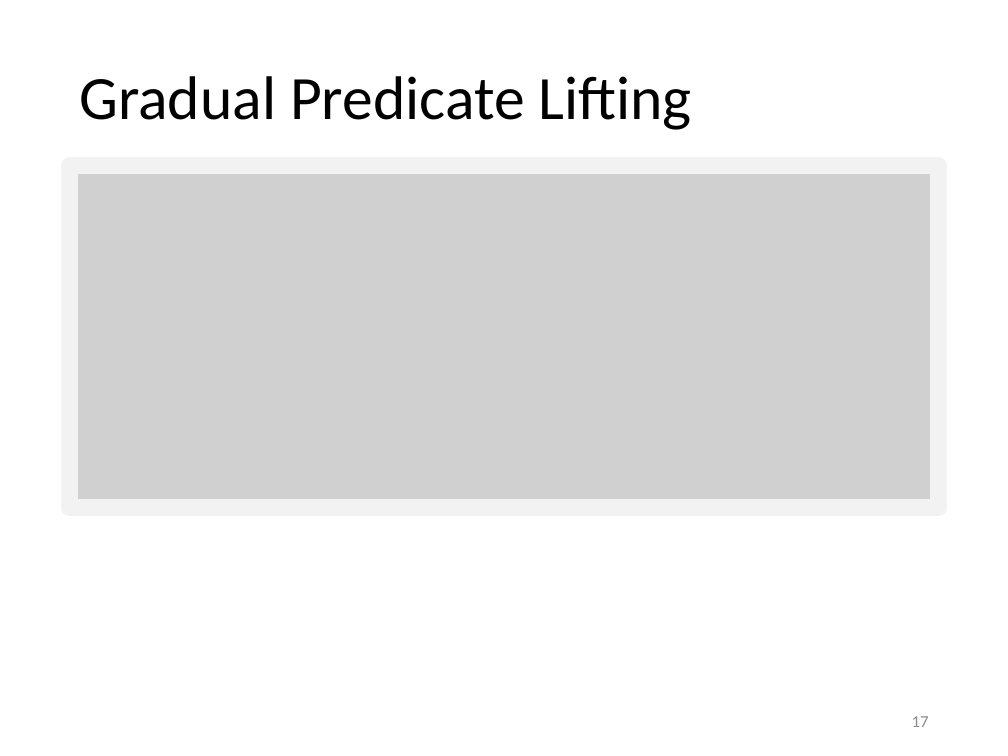
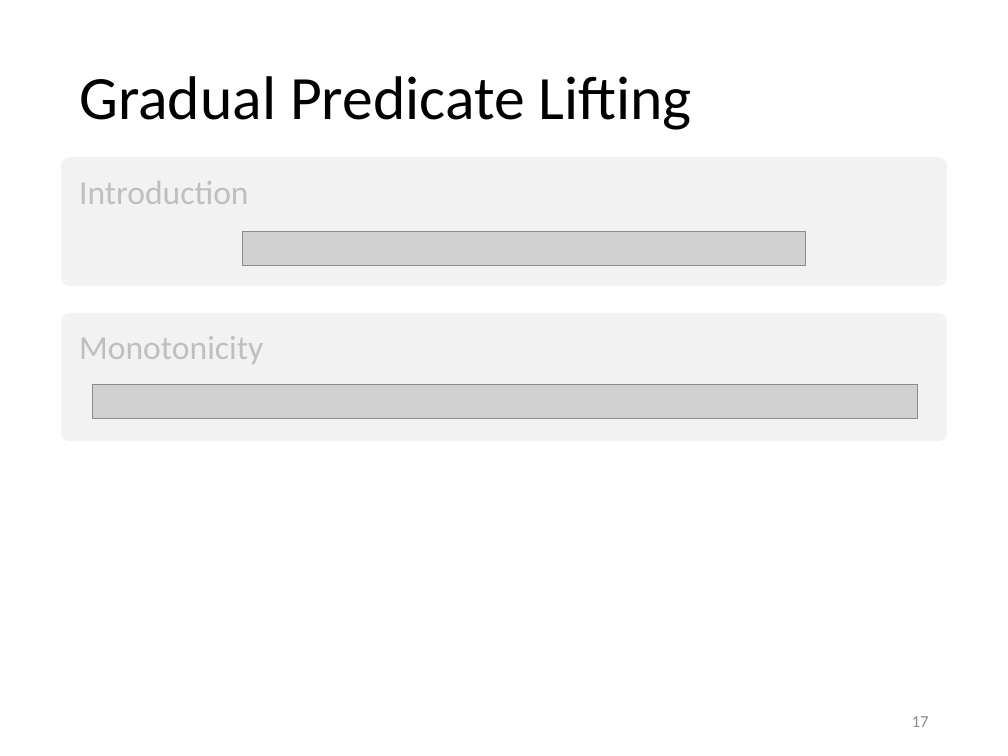
Before and after one commit to olydis/GradVerThesis, a slide deck: slide 17 of presentation/PLunch.pptx. Drawn at 1008x756 pixels with LibreOffice and Linux fonts; fonts in the diff are those of the drawing; grey boxes stand for pictures. Boxes give left, top, right and bottom in pixels: in the first picture for what was removed or moved away, otherwise in the second. Text is boxed around its words. In the diff, an @@ line names an element or a change of style, - is before the commit and + after.

```diff
--- a/presentation/PLunch.pptx
+++ b/presentation/PLunch.pptx
@@ picture removed at [70,165,939,508] @@
@@ rectangle added at [70,165,939,277], fill #F2F2F2, outline #F2F2F2 12 pt, 24 pt, text #BFBFBF @@
+Introduction
@@ picture added at [243,231,805,265] @@
@@ rectangle added at [70,322,939,433], fill #F2F2F2, outline #F2F2F2 12 pt, 24 pt, text #BFBFBF @@
+Monotonicity
@@ picture added at [92,384,917,418] @@
```
Also in this commit, not shown: 1 slide added, 6 other files.
